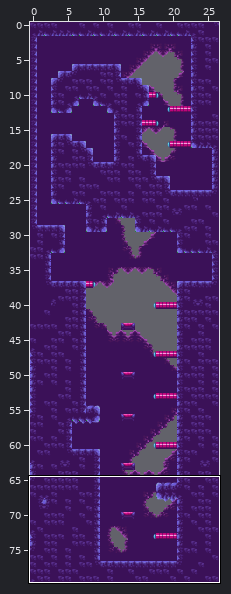
Tiled map (JSON): assets/maps/map_02.json. The first picture is a wide view before the edit; the outline marks the close-up.
Close-up. Before the commit:
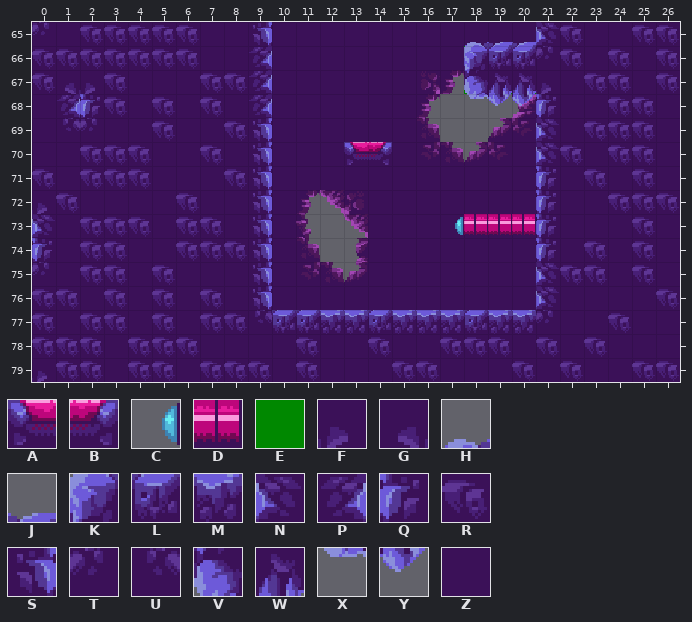
Cells are 16x16 px. Shown: x 0..26, y 65..79. The commit also changed other parts of the map, which this record leaves out.
Key: from "tileset": A 26, B 30, C 36, D 37, E 45, F 89, G 91, H 157, J 158, K 181, L 182, M 183, N 205, P 208, Q 229, R 230, S 232, T 248, U 250, V 253, W 254, X 277, Y 278; from "walls": Z 22.
_ is an empty cell, # one hidden under a higher layer.
Layers that did not change in this view are not listed.
Layer "layer 3" before, first column x 0:
65 TZRRRRRZZS________HJJNRZZRR
66 RRRRRRRZZP________KLLTRZRZR
67 RGFRZZZRRP________VWWFZRRZR
68 ZPQRZRZRZP________XYYQZZRRZ
69 ZUTZZRZZRS___________NZRRRZ
70 ZZRRRZZRZS___AB______NRZRRZ
71 RZRRRZZZRS___________QZRZRZ
72 FRZZZZRZZS___________QZZRRR
73 NZRRRZRRZS_______CDDDQZZZRZ
74 QZRRZZRRRS___________QZRZRZ
75 TZRRZRZZZS___________NRRZRZ
76 RRZRZRZRZS___________NZZZZR
77 RZRRZRZRRULLMMLMMMLMMTZZRZZ
78 RRRZRRRZZZZRZZRZZRRRZRZRZZZ
79 FRRZRRZRRRZRZZZRRZZZRZRZZRR
After the commit:
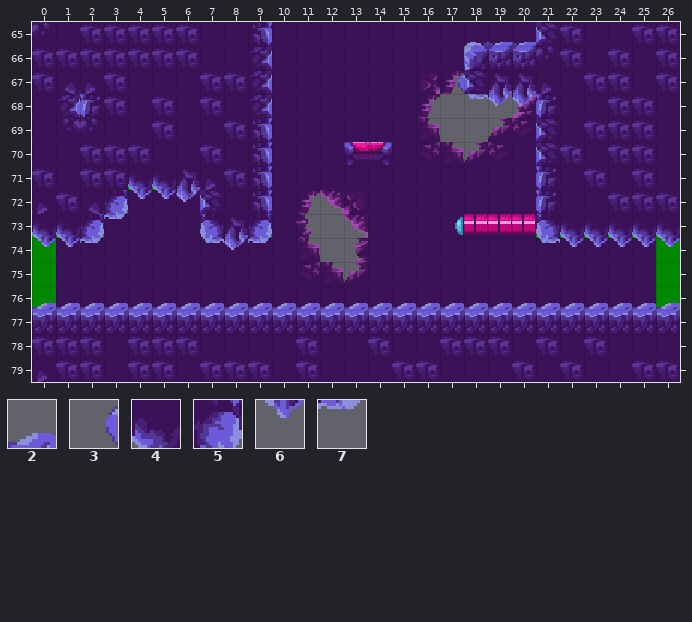
Further tiles: from "tileset": 2 159, 3 204, 4 255, 5 256, 6 279, 7 280.
The edit:
{"where": "layer \"layer 2\""}
{"y":72,"x":4,"old":"###","new":"___"}
{"y":73,"x":3,"old":"##","new":"__"}
{"y":73,"x":6,"old":"##","new":"__"}
{"y":74,"x":1,"old":"###","new":"___"}
{"y":74,"x":6,"old":"####","new":"____"}
{"y":74,"x":21,"old":"#####","new":"_____"}
{"y":75,"x":2,"old":"##","new":"__"}
{"y":75,"x":5,"old":"#","new":"_"}
{"y":75,"x":9,"old":"#","new":"_"}
{"y":75,"x":21,"old":"###","new":"___"}
{"y":75,"x":25,"old":"#","new":"_"}
{"y":76,"x":1,"old":"#########","new":"_________"}
{"y":76,"x":21,"old":"#####","new":"_____"}
{"where": "layer \"layer 3\""}
{"y":67,"x":17,"old":"_V","new":"3N"}
{"y":71,"x":4,"old":"RZZZ","new":"44WF"}
{"y":72,"x":2,"old":"ZZZZRZ","new":"G566YN"}
{"y":73,"x":0,"old":"NZRRR","new":"4457_"}
{"y":73,"x":6,"old":"RRZS","new":"_VW5"}
{"y":73,"x":21,"old":"QZZZRZ","new":"V44444"}
{"y":74,"x":0,"old":"QZRR","new":"667_"}
{"y":74,"x":6,"old":"RRRS","new":"_XY7"}
{"y":74,"x":21,"old":"QZRZRZ","new":"X66666"}
{"y":75,"x":0,"old":"T","new":"_"}
{"y":75,"x":2,"old":"RR","new":"__"}
{"y":75,"x":5,"old":"R","new":"_"}
{"y":75,"x":9,"old":"S","new":"_"}
{"y":75,"x":21,"old":"NRR","new":"___"}
{"y":75,"x":25,"old":"RZ","new":"__"}
{"y":76,"x":0,"old":"RRZRZRZRZS___________NZZZZR","new":"222222222222222222222222222"}
{"y":77,"x":0,"old":"RZRRZRZRRULL","new":"MMMMMMMMMMMM"}
{"y":77,"x":14,"old":"L","new":"M"}
{"y":77,"x":18,"old":"L","new":"M"}
{"y":77,"x":21,"old":"TZZRZZ","new":"MMMMMM"}
